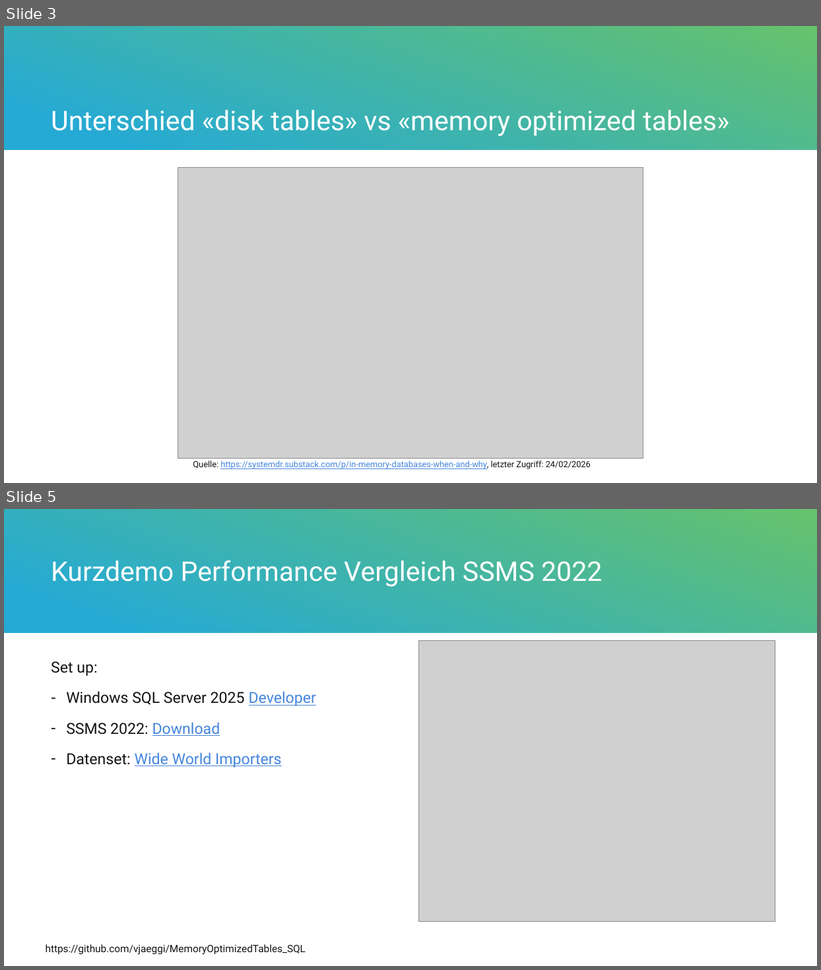
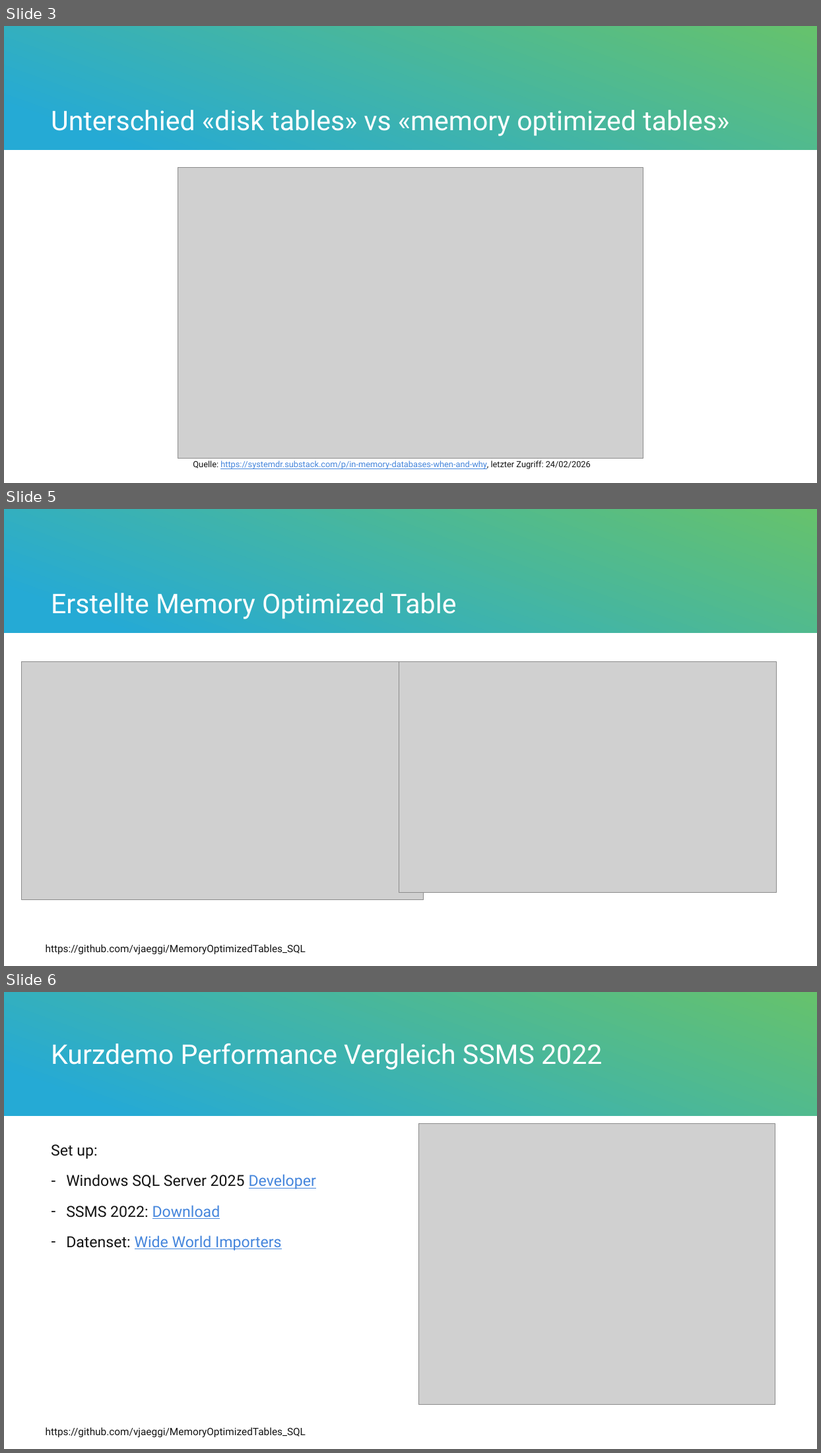
Before and after one commit to vjaeggi/MemoryOptimizedTables_SQL, a slide deck: presentation/MemoryOptimizedTables_SQLDatenbanken.pptx. Shown one above the other, each under a label of ours: slides 3 and 5 before the commit, slides 3, 5 and 6 after it; the slides between them are not shown. The pictures are 821x970 and 821x1453 pixels, drawn with LibreOffice and Linux fonts; fonts in the diff are those of the drawing; grey boxes stand for pictures. Boxes give left, top, right and bottom in pixels: in the first picture for what was removed or moved away, otherwise in the second. Text is boxed around its words. In the diff, an @@ line names an element or a change of style, - is before the commit and + after.

```diff
--- a/presentation/MemoryOptimizedTables_SQLDatenbanken.pptx
+++ b/presentation/MemoryOptimizedTables_SQLDatenbanken.pptx
@@ slide 5 added at [4,509,817,966], background #FFFFFF; not listed: 1 template element that a slide beside it also shows @@
@@ title added at [51,593,456,619], 32 pt, text #FFFFFF @@
+Erstellte Memory Optimized Table
@@ picture added at [22,661,424,900] @@
@@ picture added at [399,661,776,892] @@
@@ text added at [46,945,306,955], 12 pt, text #131313 @@
+https://github.com/vjaeggi/MemoryOptimizedTables_SQL
@@ what was slide 5 is now slide 6 @@
```
Also in this commit, not shown: 4 slides changed, 2 other slides added, 2 slides removed, 3 other files.
